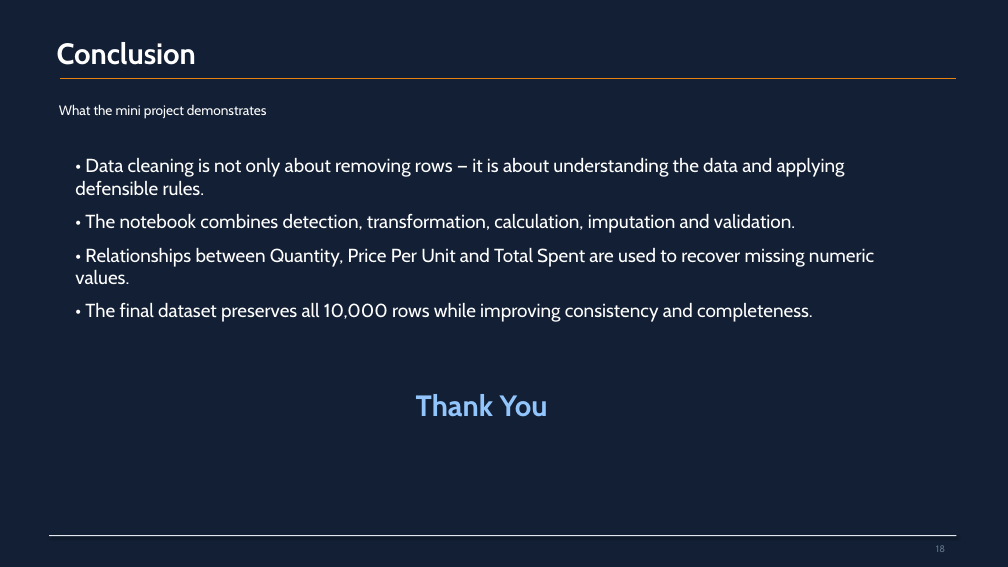
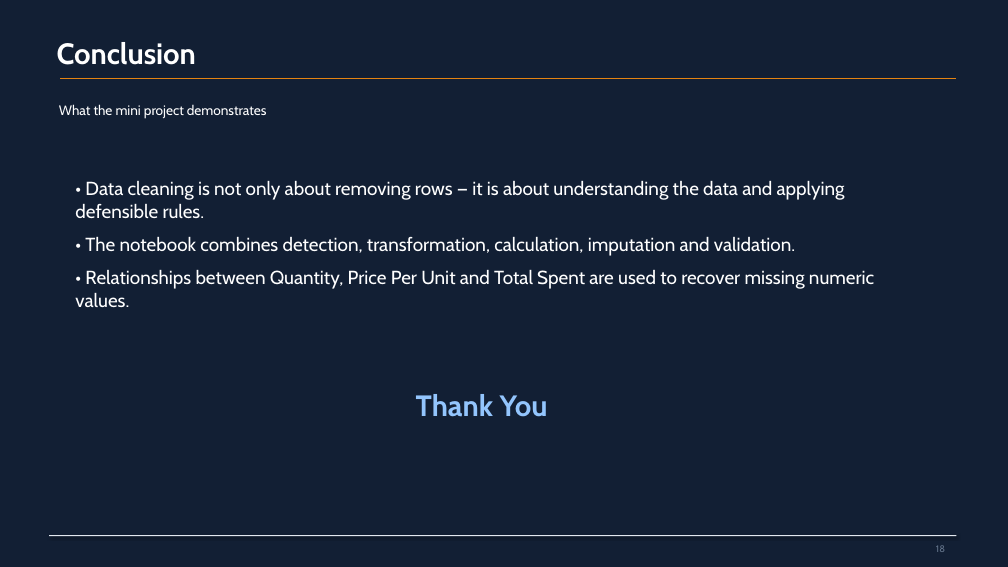
Before and after one commit to NeelaSaranyaS/Cafe_Sales, a slide deck: slide 18 of Cafe_Sales_DC.pptx. Drawn at 1008x567 pixels with LibreOffice and Linux fonts; fonts in the diff are those of the drawing. Boxes give left, top, right and bottom in pixels: in the first picture for what was removed or moved away, otherwise in the second. Text is boxed around its words. In the diff, an @@ line names an element or a change of style, - is before the commit and + after.

```diff
--- a/Cafe_Sales_DC.pptx
+++ b/Cafe_Sales_DC.pptx
@@ text "• Data cleaning is not ...": place and size @@
-text "• Data cleaning is not ..." at [75, 158, 874, 322]
+text "• Data cleaning is not ..." at [75, 181, 874, 307]
@@ text at [85, 303, 813, 322]: paragraph removed @@
-• The final dataset preserves all 10,000 rows while improving consistency and completeness.
```
Also in this commit, not shown: 8 other slides changed, 2 other files.
